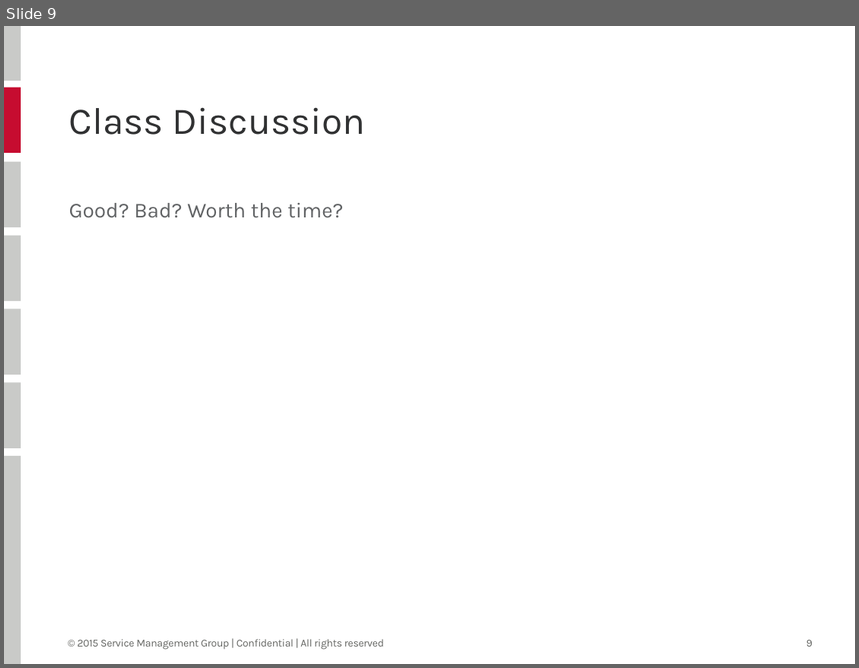
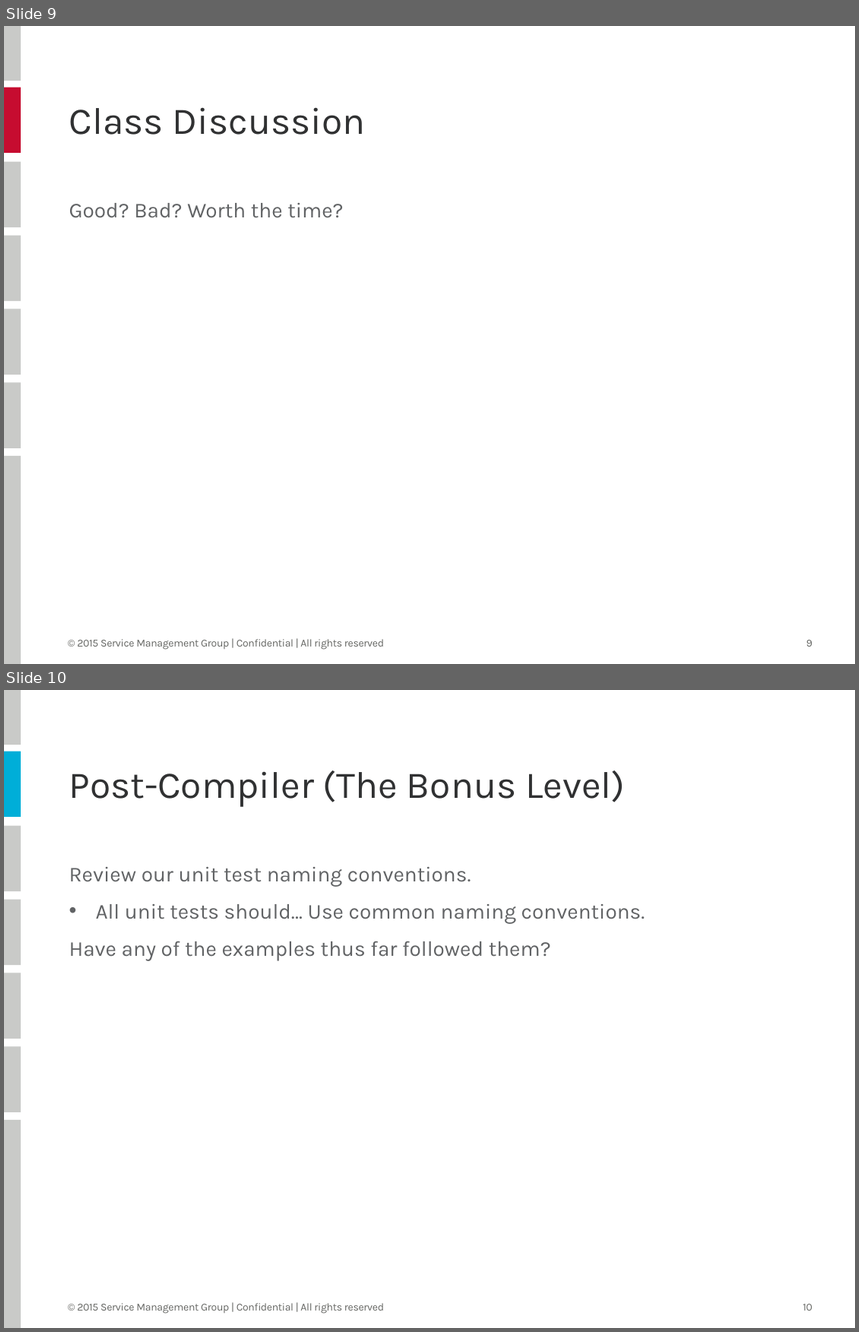
Before and after one commit to EGoodloe/IntegrationTestTraining, a slide deck: Integration Test Course Outline.pptx. Shown one above the other, each under a label of ours: slide 9 before the commit, slides 9 and 10 after it. The pictures are 859x668 and 859x1332 pixels, drawn with LibreOffice and Linux fonts; fonts in the diff are those of the drawing. Boxes give left, top, right and bottom in pixels: in the first picture for what was removed or moved away, otherwise in the second. Text is boxed around its words. In the diff, an @@ line names an element or a change of style, - is before the commit and + after.

```diff
--- a/Integration Test Course Outline.pptx
+++ b/Integration Test Course Outline.pptx
@@ slide 10 added at bbox=[4, 690, 855, 1328], background #FFFFFF; not listed: 8 template elements that a slide beside it also shows @@
@@ rectangle added at bbox=[4, 752, 21, 817], fill #00AED8 @@
@@ title added at bbox=[69, 771, 625, 807], 32 pt, text #303132 @@
+Post-Compiler (The Bonus Level)
@@ text added at bbox=[69, 867, 645, 961], 18 pt, text #616365 @@
+Review our unit test naming conventions.
+• All unit tests should… Use common naming conventions.
+Have any of the examples thus far followed them?
```
Also in this commit, not shown: 2 other slides added, 3 other files.
